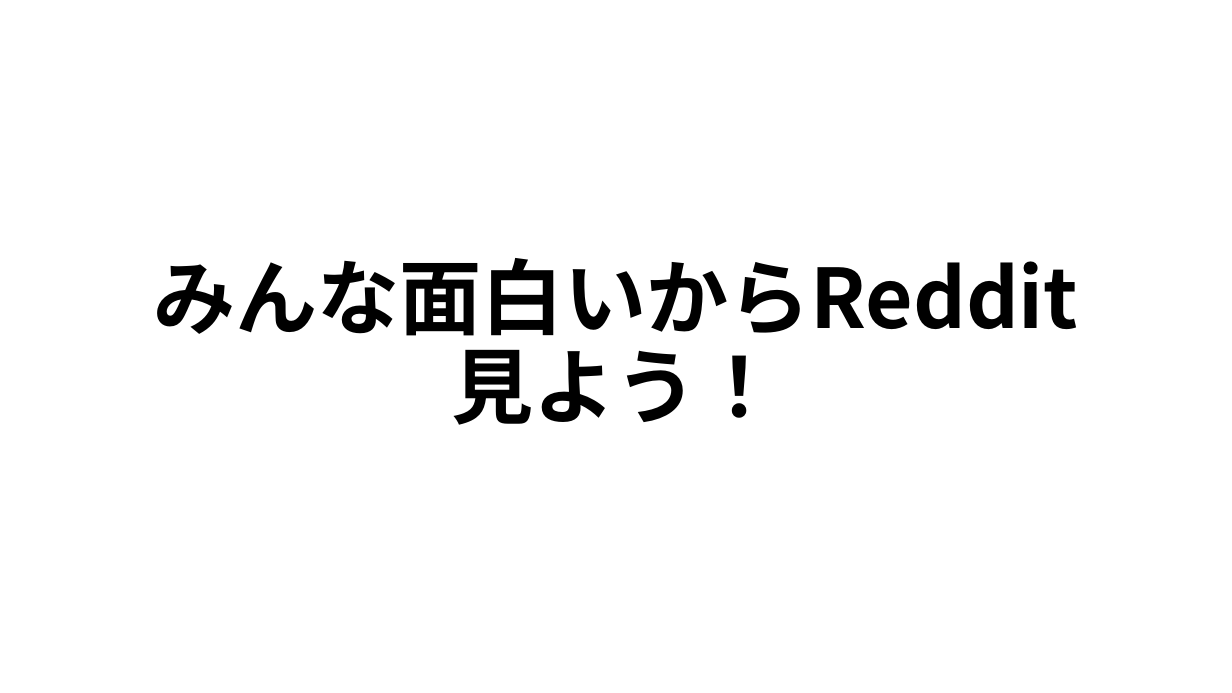
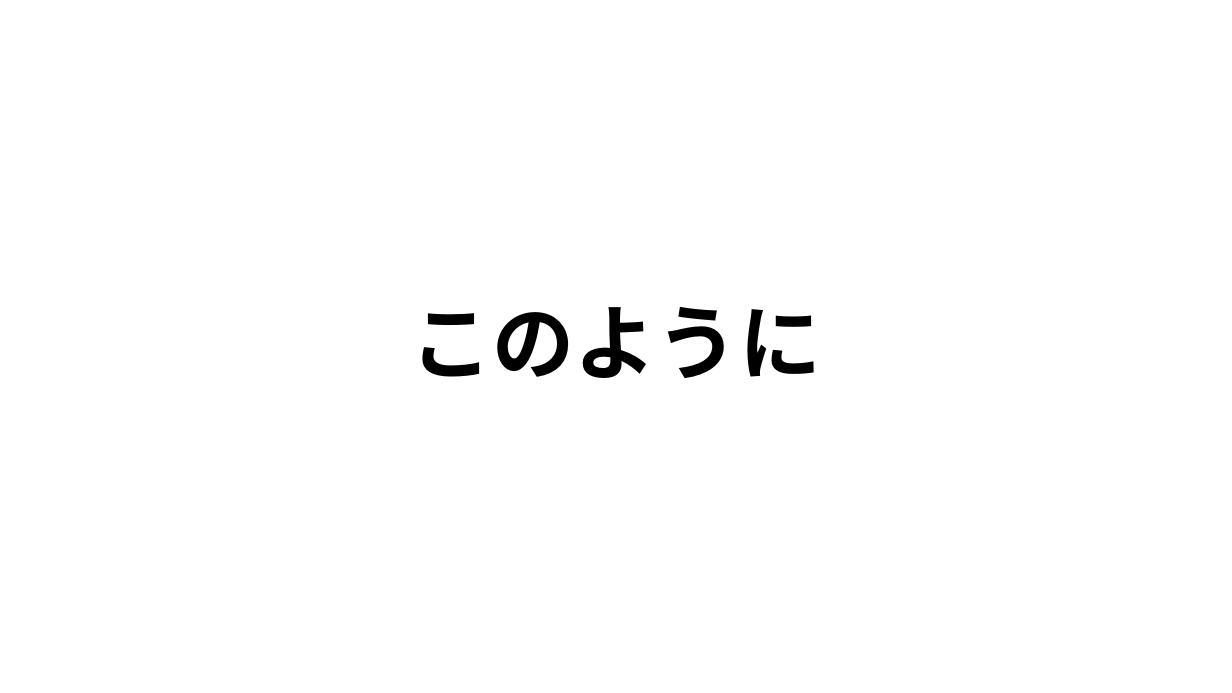
Before and after one commit to hystking/vvtv-presentation, a slide deck: slide 47 of base.pptx (slide 20 before the commit). Drawn at 1232x693 pixels with LibreOffice and Linux fonts; fonts in the diff are those of the drawing. Boxes give left, top, right and bottom in pixels: in the first picture for what was removed or moved away, otherwise in the second. Text is boxed around its words. In the diff, an @@ line names an element or a change of style, - is before the commit and + after.

```diff
--- a/base.pptx
+++ b/base.pptx
@@ title at [411,306,822,378]: text changed @@
-みんな面白いからReddit
-見よう！
+このように
```
Also in this commit, not shown: 11 other slides changed, 46 slides added, 4 slides removed, 9 other files.
